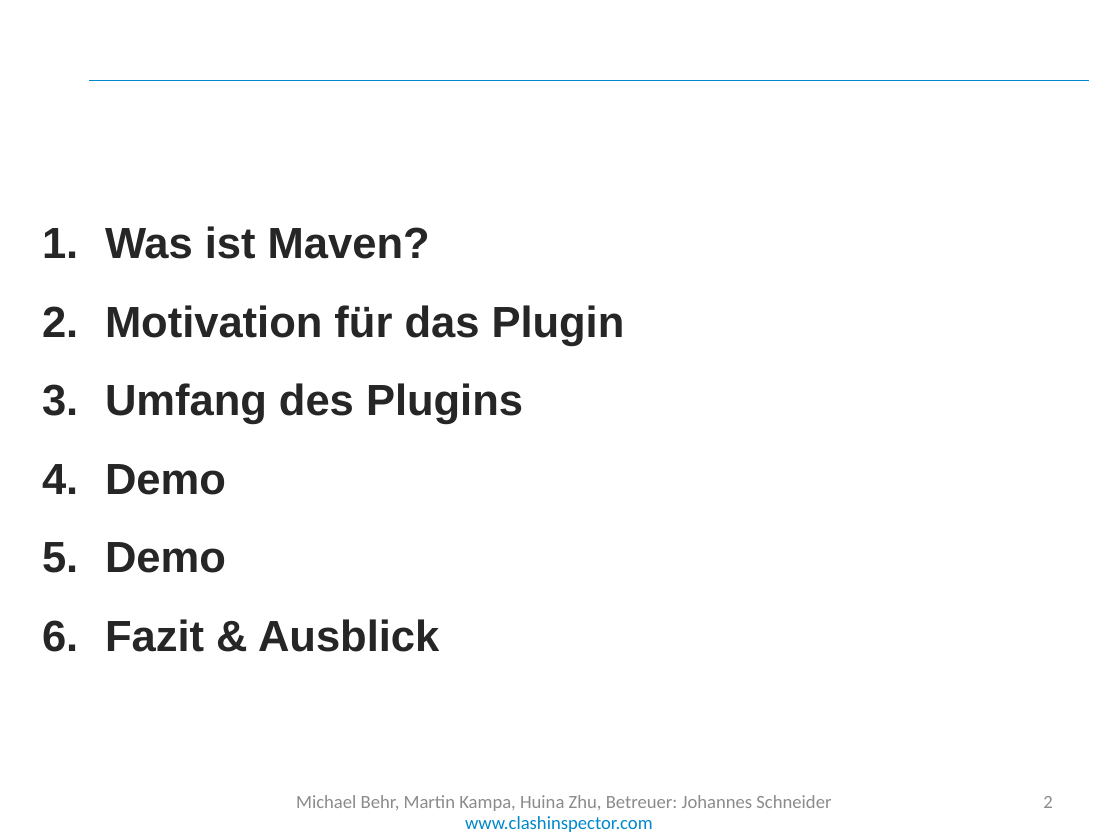
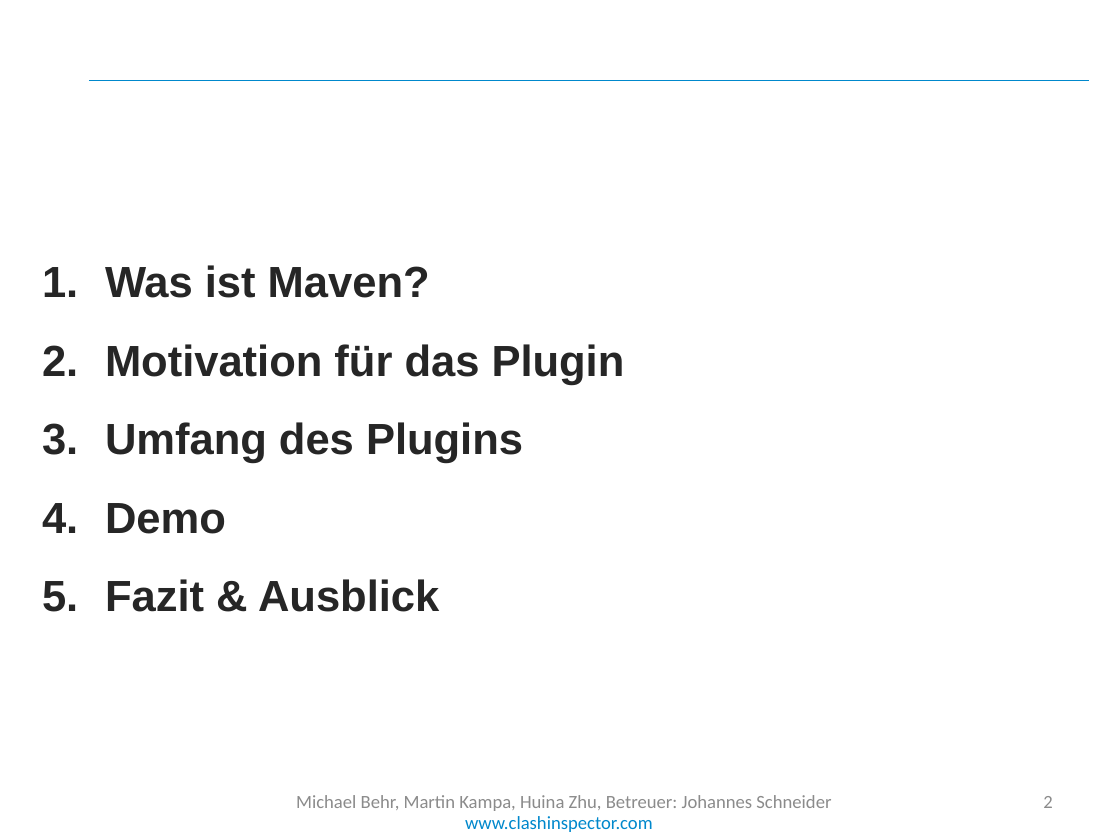
Before and after one commit to cedarsoft/clashinspector.com, a slide deck: slide 2 of presentation/Jahresprojekt Endpräsentation.pptx. Drawn at 1120x840 pixels with LibreOffice and Linux fonts; fonts in the diff are those of the drawing; background and template pictures are left out. Boxes give left, top, right and bottom in pixels: in the first picture for what was removed or moved away, otherwise in the second. Text is boxed around its words. In the diff, an @@ line names an element or a change of style, - is before the commit and + after.

```diff
--- a/presentation/Jahresprojekt Endpräsentation.pptx
+++ b/presentation/Jahresprojekt Endpräsentation.pptx
@@ text at <box>105,542,226,573</box>: paragraph removed @@
-5. Demo
```
Also in this commit, not shown: 1 other slide changed.
